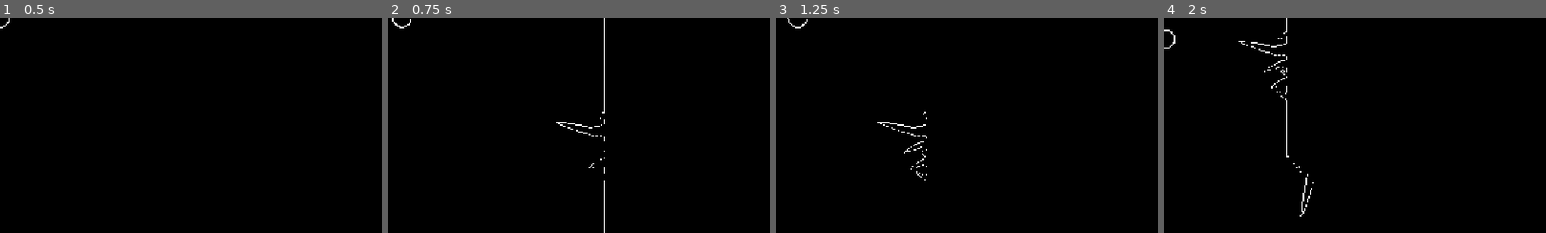
Above: before the commit, frames 1-4 (left to right).
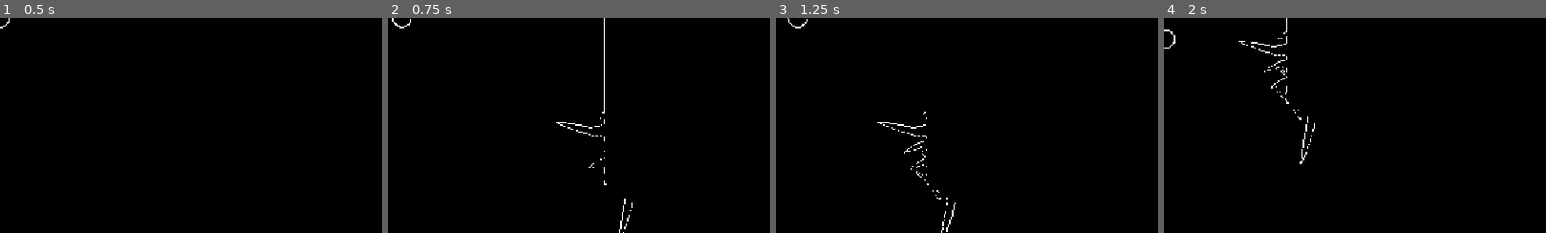
Above: after the commit, the same moments.

Repository: zhivushko/I-m_a_Bat
Game: Godot game, scene res://scenes/level/level_2.tscn
Same seed, same stepped clock (60 frames per second), same inputs: the game is played once before the commit and once after it. This scene is started directly instead of the project's main scene.
Inputs:
- Up to frame 1 (0.5 s): no input
- Up to frame 2 (0.75 s): tap Enter (ui_accept) at 0.5 s; hold Right (ui_right) from 0.53 s (still down); hold Space from 0.53 s (still down)
- Up to frame 3 (1.25 s): keep holding Right (ui_right); keep holding Space; tap Enter (ui_accept) at 0.77, 1.07 s
- Up to frame 4 (2 s): release Right (ui_right) at 1.28 s; release Space at 1.28 s; hold Down (ui_down) from 1.28 s (still down); tap Space at 1.35 s; tap Enter (ui_accept) at 1.52, 1.82 s
The pictures show only the part of the screen within x 50-100%, y 50-100%; the shares and areas given below are measured in that part.

Frame 1 is identical in both runs. In frame 2, 0.1% of the frame differs, in the area x 56-64%, y 76-100%; in frame 3, 0.1%; in frame 4, 0.3%, in the area x 32-40%, y 39-93%.

Commit message:
fix: widen level two passages around stalactites

Diff:
--- a/scenes/level/level_2.tscn
+++ b/scenes/level/level_2.tscn
@@ -41,25 +41,25 @@
 polygon_points = PackedVector2Array(-30, -400, 30, -400, 30, 400, -30, 400)
 
 [node name="UpperPartition" parent="Walls" instance=ExtResource("5_wall")]
-position = Vector2(545, 285)
-polygon_points = PackedVector2Array(-35, -225, 35, -225, 35, 225, -35, 225)
+position = Vector2(545, 245)
+polygon_points = PackedVector2Array(-35, -185, 35, -185, 35, 185, -35, 185)
 
 [node name="LowerPartition" parent="Walls" instance=ExtResource("5_wall")]
-position = Vector2(905, 530)
-polygon_points = PackedVector2Array(-35, -210, 35, -210, 35, 210, -35, 210)
+position = Vector2(905, 550)
+polygon_points = PackedVector2Array(-35, -190, 35, -190, 35, 190, -35, 190)
 
 [node name="FirstPassageCeilingSpike" parent="Walls" instance=ExtResource("6_spike")]
-position = Vector2(545, 510)
+position = Vector2(545, 430)
 rotation = 3.1415927
 scale = Vector2(1.1, 1)
 
 [node name="FirstCeilingSmallLeft" parent="Walls" instance=ExtResource("6_spike")]
-position = Vector2(521, 510)
+position = Vector2(521, 430)
 rotation = 3.1415927
 scale = Vector2(-0.65, 0.28)
 
 [node name="FirstCeilingSmallRight" parent="Walls" instance=ExtResource("6_spike")]
-position = Vector2(570, 510)
+position = Vector2(570, 430)
 rotation = 3.1415927
 scale = Vector2(0.55, 0.18)
 
@@ -121,15 +121,15 @@
 scale = Vector2(0.6, 0.19)
 
 [node name="SecondPassageFloorSpike" parent="Walls" instance=ExtResource("6_spike")]
-position = Vector2(905, 320)
+position = Vector2(905, 360)
 scale = Vector2(-0.85, 0.48)
 
 [node name="SecondFloorSmallLeft" parent="Walls" instance=ExtResource("6_spike")]
-position = Vector2(881, 320)
+position = Vector2(881, 360)
 scale = Vector2(0.65, 0.26)
 
 [node name="SecondFloorSmallRight" parent="Walls" instance=ExtResource("6_spike")]
-position = Vector2(931, 320)
+position = Vector2(931, 360)
 scale = Vector2(-0.55, 0.15)
 
 [node name="SecondPassageCeilingSpike1" parent="Walls" instance=ExtResource("6_spike")]
